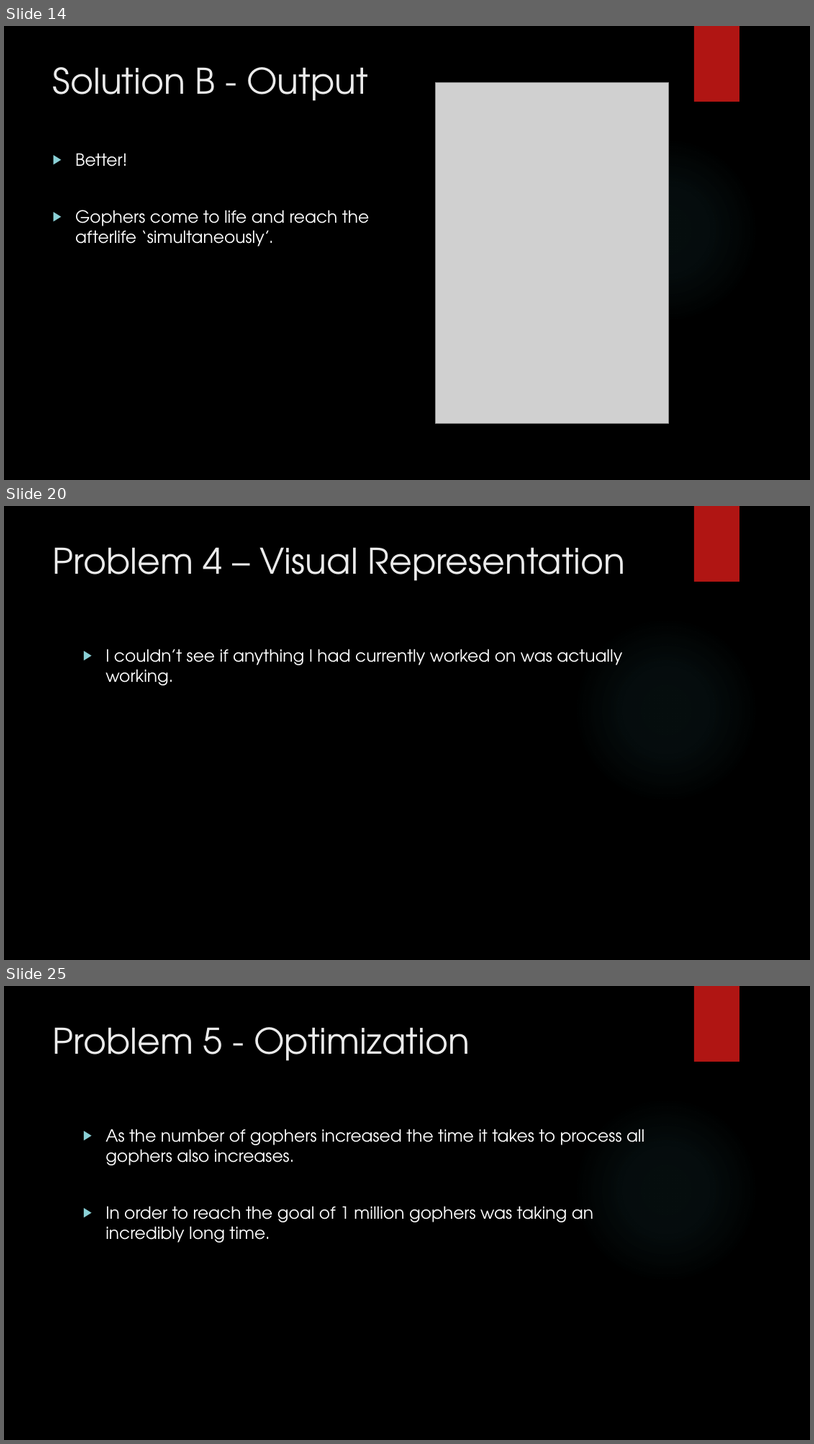
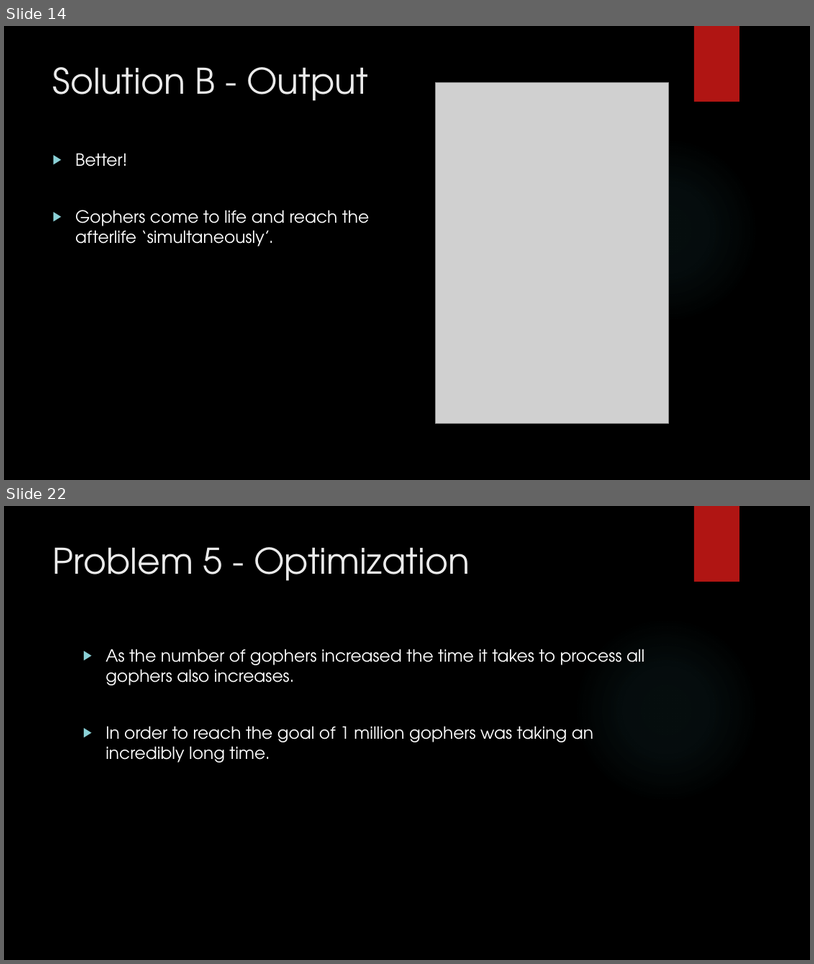
Before and after one commit to jaminologist/GopherLife, a slide deck: GopherLife.pptx. Shown one above the other, each under a label of ours: slides 14, 20 and 25 before the commit, slides 14 and 22 after it; the slides between them are not shown. The pictures are 814x1444 and 814x964 pixels, drawn with LibreOffice and Linux fonts; fonts in the diff are those of the drawing; grey boxes stand for pictures; background and template pictures are left out. Boxes give left, top, right and bottom in pixels: in the first picture for what was removed or moved away, otherwise in the second. Text is boxed around its words. In the diff, an @@ line names an element or a change of style, - is before the commit and + after.

```diff
--- a/GopherLife.pptx
+++ b/GopherLife.pptx
@@ slide 20 removed at bbox=[4, 506, 810, 960], background picture (left out); not listed: 2 template elements that a slide beside it also shows @@
@@ title removed at bbox=[53, 547, 625, 581] @@
-Problem 4 – Visual Representation
@@ text removed at bbox=[106, 649, 622, 685] @@
-▶ I couldn’t see if anything I had currently worked on was actually working.
@@ what was slide 25 is now slide 22 @@
```
Also in this commit, not shown: 3 slides changed, 4 slides added, 6 other slides removed, 4 other files.
